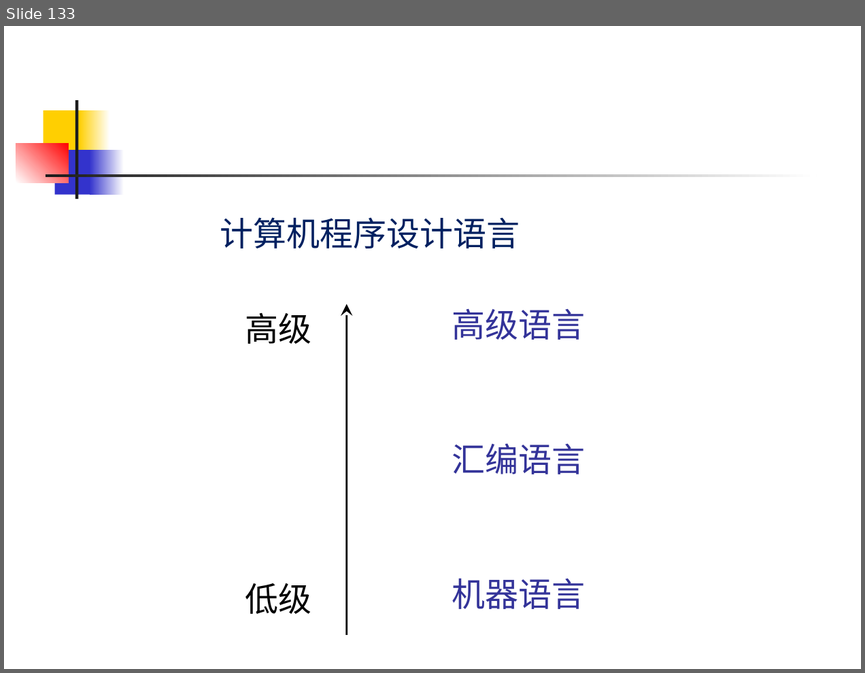
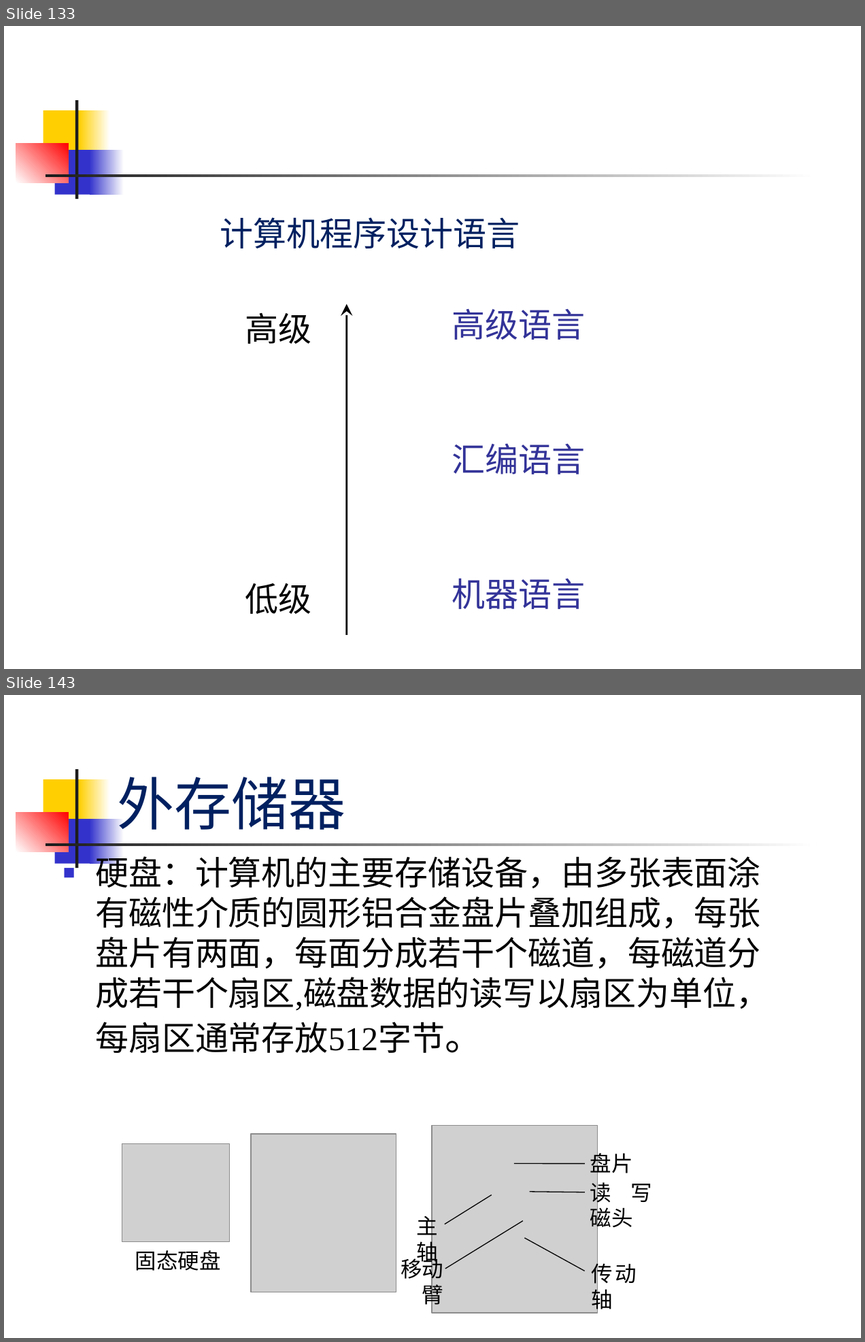
Before and after one commit to sans123wx/class, a slide deck: 计算机应用基础/第1章计算机基础/第1.1章 计算机概述 .pptx. Shown one above the other, each under a label of ours: slide 133 before the commit, slides 133 and 143 after it; the slides between them are not shown. The pictures are 865x673 and 865x1342 pixels, drawn with LibreOffice and Linux fonts; fonts in the diff are those of the drawing; grey boxes stand for pictures. Boxes give left, top, right and bottom in pixels: in the first picture for what was removed or moved away, otherwise in the second. Text is boxed around its words. In the diff, an @@ line names an element or a change of style, - is before the commit and + after.

```diff
--- a/计算机应用基础/第1章计算机基础/第1.1章 计算机概述 .pptx
+++ b/计算机应用基础/第1章计算机基础/第1.1章 计算机概述 .pptx
@@ slide 143 added at bbox=[4, 695, 861, 1338], background #FFFFFF; not listed: 7 template elements that a slide beside it also shows @@
@@ title added at bbox=[117, 777, 345, 830], 48 pt, text #002060 @@
+外存储器
@@ text added at bbox=[95, 851, 769, 1053], 28 pt, text #000000 @@
+■ 硬盘：计算机的主要存储设备，由多张表面涂有磁性介质的圆形铝合金盘片叠加组成，每张盘片有两面，每面分成若干个磁道，每磁道分成若干个扇区,磁盘数据的读写以扇区为单位，每扇区通常存放512字节。
@@ group added at bbox=[82, 1084, 676, 1338]: 6 texts, 5 lines, 3 pictures, 1 rounded rectangle @@
+移动臂
+盘片
+主轴
+读写磁头
+传动轴
+固态硬盘
```
Also in this commit, not shown: 88 slides changed, 15 other slides added, 2 other files.
